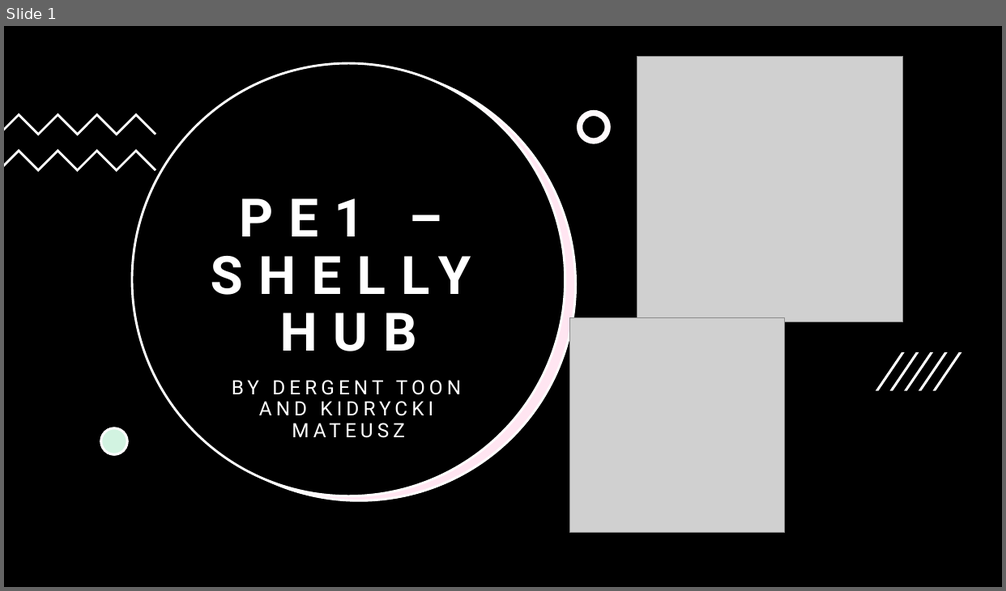
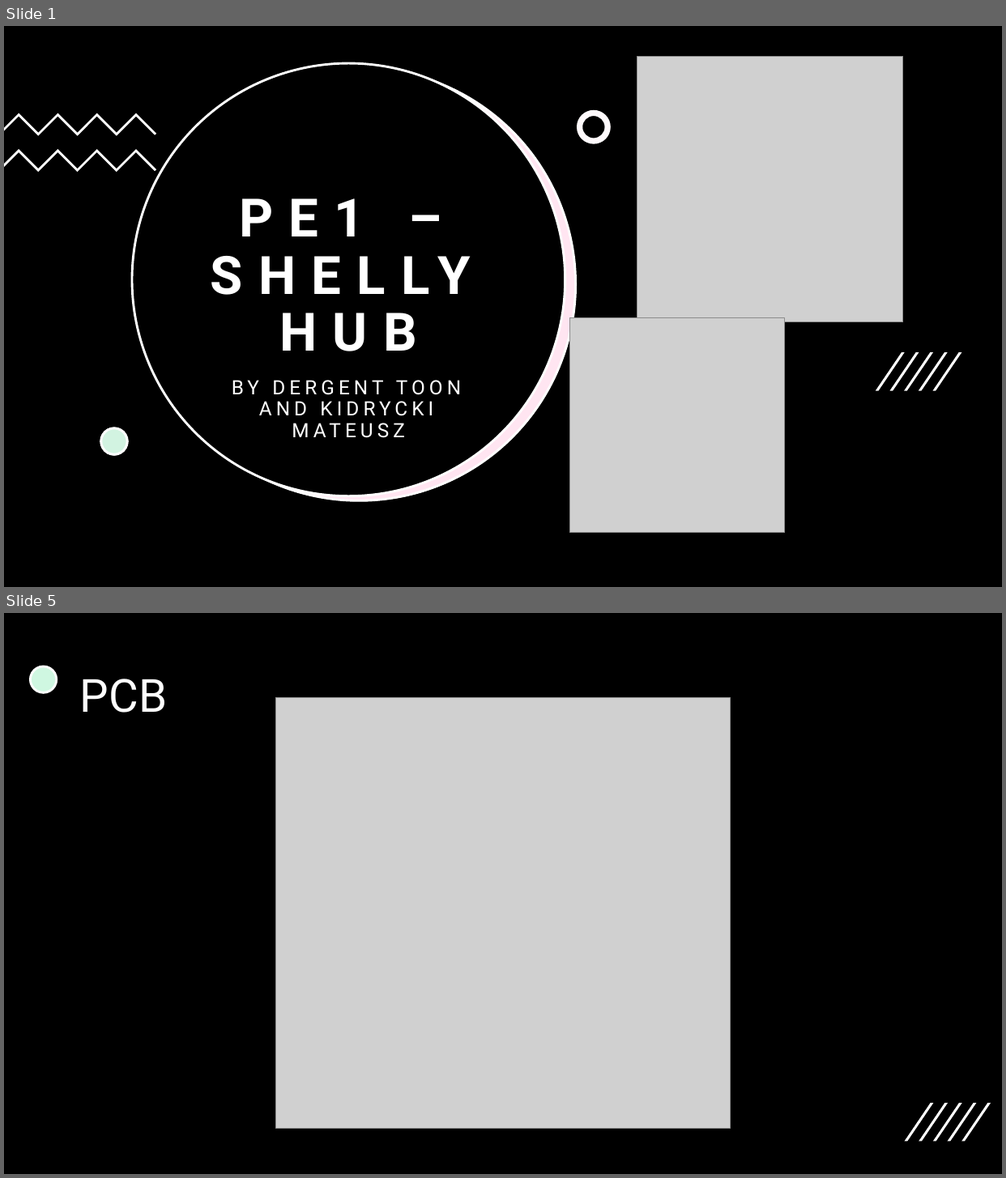
Before and after one commit to Matrixiem637/Practice-Enterprise-1, a slide deck: Verslag/Powerpoint PE.pptx. Shown one above the other, each under a label of ours: slide 1 before the commit, slides 1 and 5 after it; the slides between them are not shown. The pictures are 1006x591 and 1006x1178 pixels, drawn with LibreOffice and Linux fonts; fonts in the diff are those of the drawing; grey boxes stand for pictures. Boxes give left, top, right and bottom in pixels: in the first picture for what was removed or moved away, otherwise in the second. Text is boxed around its words. In the diff, an @@ line names an element or a change of style, - is before the commit and + after.

```diff
--- a/Verslag/Powerpoint PE.pptx
+++ b/Verslag/Powerpoint PE.pptx
@@ slide 5 added at [4, 613, 1002, 1174], background #000000 @@
@@ ellipse added at [30, 666, 57, 692], fill #CFF7E1, outline #FFFFFF 2.25 pt @@
@@ title added at [80, 679, 167, 713], 44 pt, text #FFFFFF @@
+PCB
@@ picture added at [275, 697, 731, 1128] @@
@@ group added at [905, 1103, 991, 1142]: 5 freeform shapes @@
```
Also in this commit, not shown: 1 slide changed, 9 other slides added, 2 slides removed, 20 other files.
